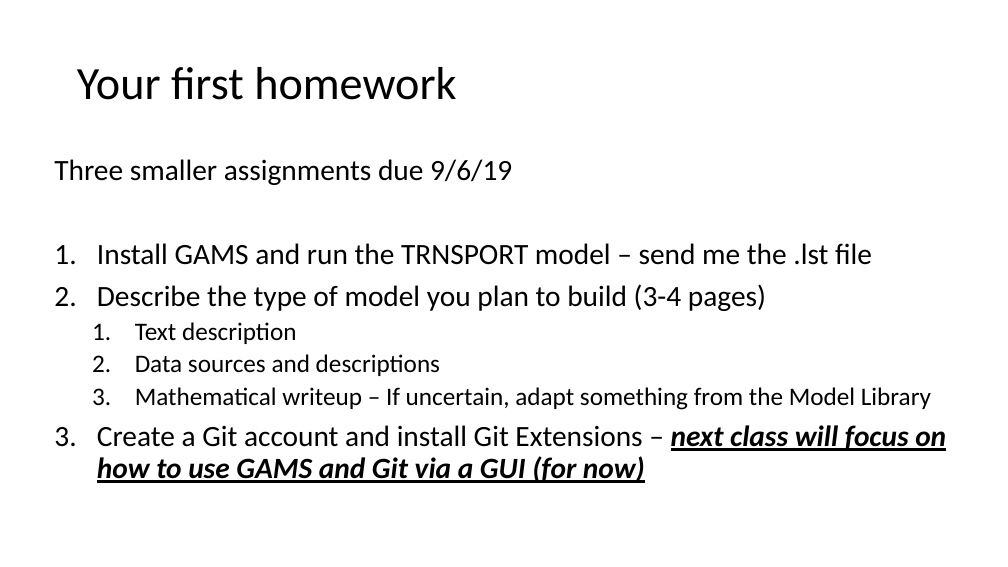
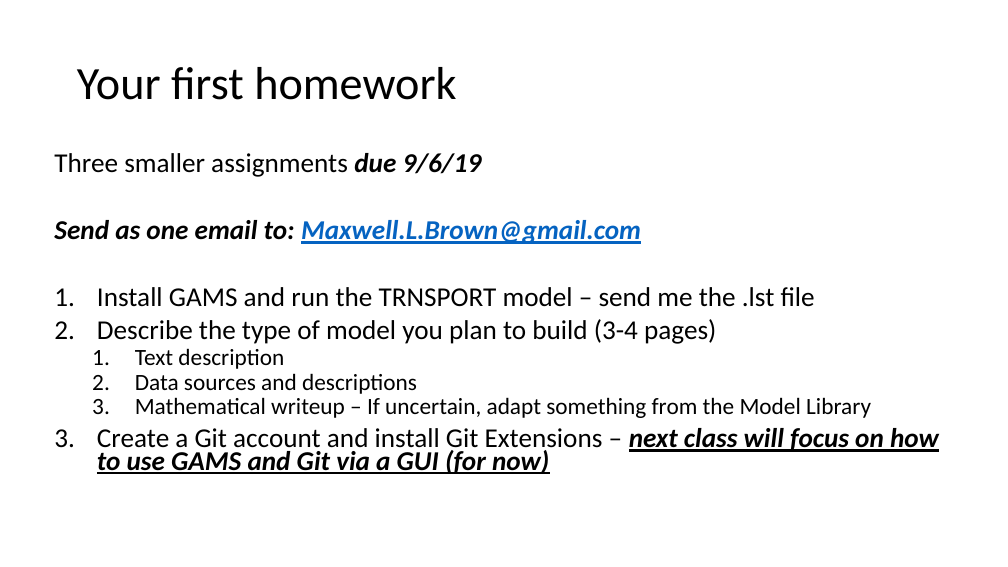
Before and after one commit to maxxb77/EBGN632_2019, a slide deck: slide 16 of ClassSlides/Course1.pptx. Drawn at 1008x567 pixels with LibreOffice and Linux fonts; fonts in the diff are those of the drawing. Boxes give left, top, right and bottom in pixels: in the first picture for what was removed or moved away, otherwise in the second. Text is boxed around its words. In the diff, an @@ line names an element or a change of style, - is before the commit and + after.

Commit message:
First edition of Course2.pptx
Small changes to Course1.pptx

Adding workshop.gms to code\course2 directory

```diff
--- a/ClassSlides/Course1.pptx
+++ b/ClassSlides/Course1.pptx
@@ text at <box>54,153,939,474</box>: size 28 to 25.9 pt in "Three smaller assignments due 9/6/19", "Install GAMS and run the TRNSPORT model ...", "Describe the type of model you plan ...", "Create a Git account and install Git ..."; bold on, italic on in "due 9/6/19"; size 24 to 22.2 pt in "Text description", "Data sources and descriptions", "Mathematical writeup – If uncertain, adapt something ..."; line spacing 0.9 to 0.7 @@
@@ text at <box>54,220,641,244</box>: paragraph added @@
+Send as one email to: Maxwell.L.Brown@gmail.com
```
Also in this commit, not shown: 2 other files.
